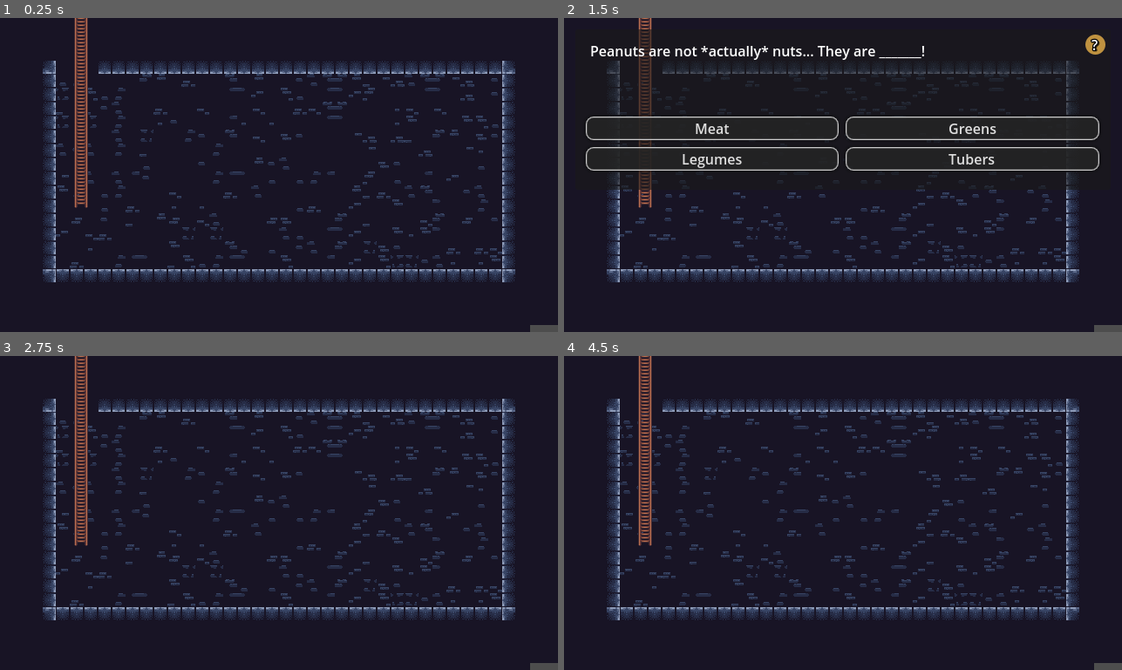
Above: before the commit, frames 1-4 (two rows, left to right).
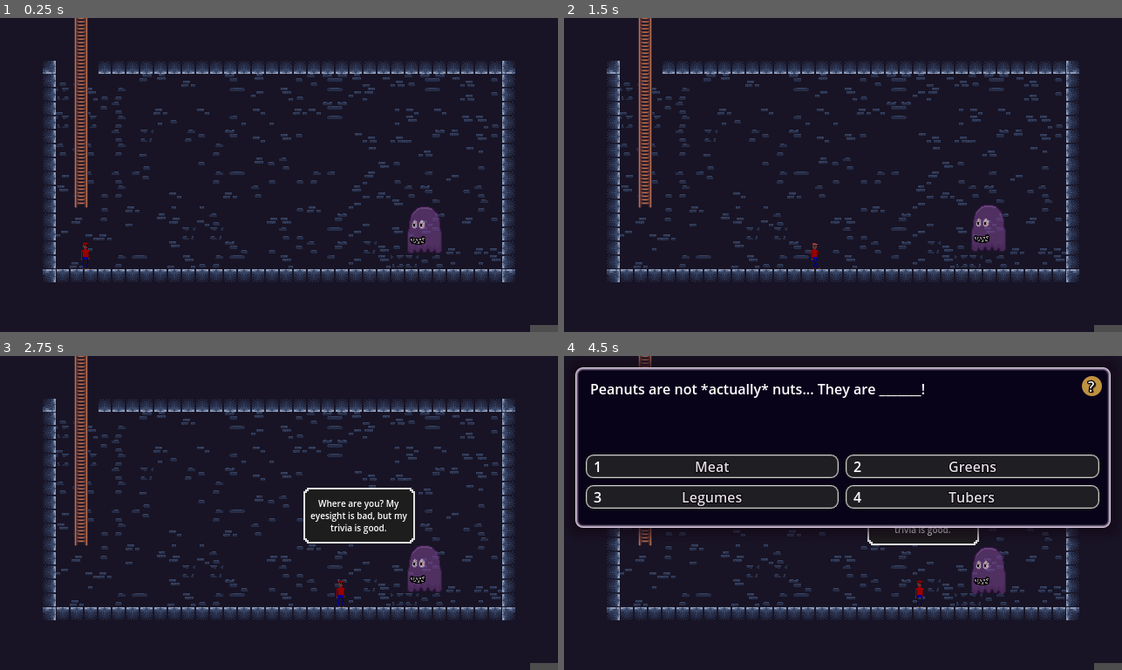
Above: after the commit, the same moments.

Repository: jake-abed/trivia-tower-of-terror
Game: Godot game, scene res://scenes/floor.tscn
The game is run twice, just before and just after one commit, with the same random seed, the same clock (stepped at 60 frames per second) and the same inputs. The project has no main scene, so this scene is started directly.
Inputs (mouse positions are in pixels of both pictures, inside the frame that each line leads up to):
- Up to frame 1 (0.25 s): no input
- Up to frame 2 (1.5 s): tap Enter (ui_accept) at 0.5, 0.6, 0.77, 1.07, 1.35 s; hold Right (ui_right) from 0.53 s (still down)
- Up to frame 3 (2.75 s): tap Enter (ui_accept) at 1.52, 1.82 s; release Right (ui_right) at 2 s; click (150, 465) at 2 s, where only the run before the commit has a clickable "Meat"
- Up to frame 4 (4.5 s): hold Left (ui_left) 2.78-3.53 s; tap Enter (ui_accept) at 2.85, 3.6, 3.77, 4.07, 4.35 s; hold Right (ui_right) from 3.53 s (still down)

The runs differ from the first frame. In frame 1, 0.8% of the frame differs, in the area x 14-80%, y 60-80%; in frame 2, 11%; in frame 3, 1.8%; in frame 4, 14%, in the area x 2-98%, y 0-80%.
Error after the commit: Invalid access to property or key 'name' on a base object of type 'Nil'. (res://scripts/floor.gd:18)

Commit message:
Implement basic game flow and more controller logic

Diff:
--- /dev/null
+++ b/QuestionButtonHover.tres
@@ -0,0 +1,20 @@
+[gd_resource type="StyleBoxFlat" format=3 uid="uid://do3ruy1eyifkc"]
+
+[resource]
+content_margin_left = 2.0
+content_margin_top = 2.0
+content_margin_right = 2.0
+content_margin_bottom = 2.0
+bg_color = Color(0.254119, 0.236454, 0.273685, 0.741176)
+border_width_left = 2
+border_width_top = 2
+border_width_right = 2
+border_width_bottom = 2
+border_blend = true
+corner_radius_top_left = 8
+corner_radius_top_right = 8
+corner_radius_bottom_right = 8
+corner_radius_bottom_left = 8
+corner_detail = 4
+shadow_color = Color(0.0470588, 0.0470588, 0.0470588, 0.411765)
+shadow_size = 4
--- /dev/null
+++ b/QuestionButtonPressed.tres
@@ -0,0 +1,20 @@
+[gd_resource type="StyleBoxFlat" format=3 uid="uid://bjt4if6c7rng"]
+
+[resource]
+content_margin_left = 2.0
+content_margin_top = 2.0
+content_margin_right = 2.0
+content_margin_bottom = 2.0
+bg_color = Color(0.325441, 0.325441, 0.325441, 0.741176)
+border_width_left = 2
+border_width_top = 2
+border_width_right = 2
+border_width_bottom = 2
+border_blend = true
+corner_radius_top_left = 8
+corner_radius_top_right = 8
+corner_radius_bottom_right = 8
+corner_radius_bottom_left = 8
+corner_detail = 4
+shadow_color = Color(0.0470588, 0.0470588, 0.0470588, 0.411765)
+shadow_size = 4
--- a/ladder.tscn
+++ b/ladder.tscn
@@ -1,6 +1,8 @@
-[gd_scene load_steps=5 format=4 uid="uid://c5d6q1ujyhq6q"]
+[gd_scene load_steps=9 format=4 uid="uid://c5d6q1ujyhq6q"]
 
 [ext_resource type="Texture2D" uid="uid://26mg2ddrwwya" path="res://assets/images/Dungeon Tile Set.png" id="1_wwbna"]
+[ext_resource type="Script" path="res://ladder_area.gd" id="2_beg4k"]
+[ext_resource type="Texture2D" uid="uid://dbuonlq316nmy" path="res://assets/images/towersign.png" id="2_iwsxn"]
 
 [sub_resource type="TileSetAtlasSource" id="TileSetAtlasSource_r7xyc"]
 texture = ExtResource("1_wwbna")
@@ -142,7 +144,14 @@
 sources/0 = SubResource("TileSetAtlasSource_r7xyc")
 
 [sub_resource type="RectangleShape2D" id="RectangleShape2D_478f0"]
-size = Vector2(33, 38)
+size = Vector2(36, 38)
+
+[sub_resource type="StyleBoxTexture" id="StyleBoxTexture_svm3w"]
+texture = ExtResource("2_iwsxn")
+
+[sub_resource type="LabelSettings" id="LabelSettings_e5eou"]
+line_spacing = 1.0
+font_size = 8
 
 [node name="Ladder" type="Node2D"]
 
@@ -151,7 +160,29 @@
 tile_set = SubResource("TileSet_8veu6")
 
 [node name="LadderArea" type="Area2D" parent="."]
+script = ExtResource("2_beg4k")
 
 [node name="CollisionShape2D" type="CollisionShape2D" parent="LadderArea"]
-position = Vector2(8.5, 141)
+position = Vector2(10, 141)
 shape = SubResource("RectangleShape2D_478f0")
+
+[node name="LadderPanel" type="Panel" parent="."]
+unique_name_in_owner = true
+visible = false
+offset_left = -8.0
+offset_top = 86.0
+offset_right = 56.0
+offset_bottom = 118.0
+theme_override_styles/panel = SubResource("StyleBoxTexture_svm3w")
+
+[node name="Label" type="Label" parent="LadderPanel"]
+layout_mode = 0
+offset_left = 4.0
+offset_top = 4.0
+offset_right = 59.0
+offset_bottom = 29.0
+text = "CONTINUE TO
+NEXT FLOOR?"
+label_settings = SubResource("LabelSettings_e5eou")
+horizontal_alignment = 1
+vertical_alignment = 1
--- /dev/null
+++ b/ladder_area.gd
@@ -0,0 +1,19 @@
+extends Area2D
+
+
+func _ready() -> void:
+	body_entered.connect(_body_entered)
+	body_exited.connect(_body_exited)
+
+func _process(delta: float) -> void:
+	pass
+
+func _body_entered(body) -> void:
+	if body is Player:
+		body.interactable = self
+		%LadderPanel.visible = true
+
+func _body_exited(body) -> void:
+	if body is Player:
+		body.interactable = null
+		%LadderPanel.visible = false
--- /dev/null
+++ b/question_panel.tres
@@ -0,0 +1,16 @@
+[gd_resource type="StyleBoxFlat" format=3 uid="uid://dn7qs36puync5"]
+
+[resource]
+bg_color = Color(0.0378255, 0.0110242, 0.102643, 1)
+border_width_left = 4
+border_width_top = 4
+border_width_right = 4
+border_width_bottom = 4
+border_color = Color(0.858975, 0.790543, 0.881673, 1)
+border_blend = true
+corner_radius_top_left = 8
+corner_radius_top_right = 8
+corner_radius_bottom_right = 8
+corner_radius_bottom_left = 8
+shadow_color = Color(0.0739684, 0.0264014, 0.0827889, 0.698039)
+shadow_size = 17
--- a/scenes/Question.tscn
+++ b/scenes/Question.tscn
@@ -1,11 +1,27 @@
-[gd_scene load_steps=5 format=3 uid="uid://ii15nq165n41"]
+[gd_scene load_steps=10 format=3 uid="uid://ii15nq165n41"]
 
 [ext_resource type="Script" path="res://scripts/question.gd" id="1_51d2h"]
+[ext_resource type="StyleBox" uid="uid://dn7qs36puync5" path="res://question_panel.tres" id="1_ovm71"]
 [ext_resource type="StyleBox" uid="uid://bsjww8c7htevv" path="res://QuestionButtonDefault.tres" id="1_t5tcm"]
+[ext_resource type="StyleBox" uid="uid://bjt4if6c7rng" path="res://QuestionButtonPressed.tres" id="3_ka0rs"]
+[ext_resource type="StyleBox" uid="uid://do3ruy1eyifkc" path="res://QuestionButtonHover.tres" id="4_mrqeq"]
+
+[sub_resource type="Theme" id="Theme_mdpx1"]
+Panel/styles/panel = ExtResource("1_ovm71")
 
 [sub_resource type="Theme" id="Theme_yrvmi"]
-Button/styles/disabled = ExtResource("1_t5tcm")
+Button/colors/font_color = Color(0.882897, 0.846568, 0.892428, 1)
+Button/colors/font_focus_color = Color(0.95, 0.95, 0.95, 1)
+Button/colors/font_hover_color = Color(0.95, 0.95, 0.95, 1)
+Button/colors/font_outline_color = Color(0, 0, 0, 1)
+Button/constants/outline_size = 4
+Button/styles/disabled = ExtResource("3_ka0rs")
+Button/styles/focus = ExtResource("4_mrqeq")
+Button/styles/hover = ExtResource("4_mrqeq")
 Button/styles/normal = ExtResource("1_t5tcm")
+Button/styles/pressed = ExtResource("3_ka0rs")
+
+[sub_resource type="LabelSettings" id="LabelSettings_n3ses"]
 
 [sub_resource type="StyleBoxFlat" id="StyleBoxFlat_am07i"]
 bg_color = Color(0.747113, 0.574032, 0.251357, 1)
@@ -21,6 +37,7 @@
 offset_right = 627.0
 offset_bottom = 197.0
 grow_horizontal = 2
+theme = SubResource("Theme_mdpx1")
 script = ExtResource("1_51d2h")
 
 [node name="QuestionLabel" type="Label" parent="."]
@@ -58,12 +75,30 @@
 theme = SubResource("Theme_yrvmi")
 text = "TESTING 1, 2, 3 4 5"
 
+[node name="Label" type="Label" parent="VBoxContainer/Row1/Answer1"]
+layout_mode = 0
+offset_left = 9.0
+offset_top = 2.0
+offset_right = 19.0
+offset_bottom = 25.0
+text = "1"
+label_settings = SubResource("LabelSettings_n3ses")
+
 [node name="Answer2" type="Button" parent="VBoxContainer/Row1"]
 unique_name_in_owner = true
 layout_mode = 2
 size_flags_horizontal = 3
 theme = SubResource("Theme_yrvmi")
 text = "TESTING 1, 2, 3 4 5"
+
+[node name="Label" type="Label" parent="VBoxContainer/Row1/Answer2"]
+layout_mode = 0
+offset_left = 9.0
+offset_top = 2.0
+offset_right = 19.0
+offset_bottom = 25.0
+text = "2"
+label_settings = SubResource("LabelSettings_n3ses")
 
 [node name="Row2" type="HBoxContainer" parent="VBoxContainer"]
 layout_mode = 2
@@ -77,6 +112,15 @@
 theme = SubResource("Theme_yrvmi")
 text = "TESTING 1, 2, 3 4 5"
 
+[node name="Label" type="Label" parent="VBoxContainer/Row2/Answer3"]
+layout_mode = 0
+offset_left = 9.0
+offset_top = 2.0
+offset_right = 19.0
+offset_bottom = 25.0
+text = "3"
+label_settings = SubResource("LabelSettings_n3ses")
+
 [node name="Answer4" type="Button" parent="VBoxContainer/Row2"]
 unique_name_in_owner = true
 layout_mode = 2
@@ -84,13 +128,22 @@
 theme = SubResource("Theme_yrvmi")
 text = "TESTING 1, 2, 3 4 5"
 
+[node name="Label" type="Label" parent="VBoxContainer/Row2/Answer4"]
+layout_mode = 0
+offset_left = 9.0
+offset_top = 2.0
+offset_right = 19.0
+offset_bottom = 25.0
+text = "4"
+label_settings = SubResource("LabelSettings_n3ses")
+
 [node name="Hint" type="Label" parent="."]
 unique_name_in_owner = true
 layout_mode = 0
-offset_left = 585.0
-offset_top = 6.0
-offset_right = 608.0
-offset_bottom = 29.0
+offset_left = 581.0
+offset_top = 10.0
+offset_right = 604.0
+offset_bottom = 33.0
 tooltip_text = "Test Tool tip info?"
 mouse_filter = 0
 theme_override_colors/font_color = Color(1, 1, 1, 1)
--- a/scenes/floor.tscn
+++ b/scenes/floor.tscn
@@ -1,8 +1,52 @@
-[gd_scene load_steps=4 format=4 uid="uid://bey21cqg0e3rf"]
+[gd_scene load_steps=11 format=4 uid="uid://bey21cqg0e3rf"]
 
 [ext_resource type="Script" path="res://scripts/floor.gd" id="1_45w8c"]
 [ext_resource type="PackedScene" uid="uid://dmqbjsg8drgus" path="res://tile_map.tscn" id="2_t4fpv"]
 [ext_resource type="PackedScene" uid="uid://c5d6q1ujyhq6q" path="res://ladder.tscn" id="3_0m8xk"]
+[ext_resource type="PackedScene" uid="uid://b8yh8jjjr5mnt" path="res://scenes/player.tscn" id="4_mcsfx"]
+[ext_resource type="PackedScene" uid="uid://c5dild2oo7c3v" path="res://scenes/ghost.tscn" id="5_mqos2"]
+
+[sub_resource type="Animation" id="Animation_5y2ln"]
+length = 0.001
+tracks/0/type = "value"
+tracks/0/imported = false
+tracks/0/enabled = true
+tracks/0/path = NodePath(".:position")
+tracks/0/interp = 1
+tracks/0/loop_wrap = true
+tracks/0/keys = {
+"times": PackedFloat32Array(0),
+"transitions": PackedFloat32Array(1),
+"update": 0,
+"values": [Vector2(85, 58)]
+}
+
+[sub_resource type="Animation" id="Animation_6ufqq"]
+resource_name = "drop ladder"
+tracks/0/type = "value"
+tracks/0/imported = false
+tracks/0/enabled = true
+tracks/0/path = NodePath(".:position")
+tracks/0/interp = 1
+tracks/0/loop_wrap = true
+tracks/0/keys = {
+"times": PackedFloat32Array(0, 0.166667, 0.5, 0.666667, 0.8, 0.9, 1),
+"transitions": PackedFloat32Array(1, 1, 1, 1, 1, 1, 1),
+"update": 0,
+"values": [Vector2(85, 58), Vector2(85, 64), Vector2(85, 128), Vector2(85, 124), Vector2(85, 128), Vector2(85, 125), Vector2(85, 128)]
+}
+
+[sub_resource type="AnimationLibrary" id="AnimationLibrary_gq0gp"]
+_data = {
+"RESET": SubResource("Animation_5y2ln"),
+"drop ladder": SubResource("Animation_6ufqq")
+}
+
+[sub_resource type="RectangleShape2D" id="RectangleShape2D_32sda"]
+size = Vector2(639, 32)
+
+[sub_resource type="RectangleShape2D" id="RectangleShape2D_5q0ow"]
+size = Vector2(639, 32)
 
 [node name="Floor" type="Node2D"]
 script = ExtResource("1_45w8c")
@@ -12,3 +56,37 @@
 
 [node name="Ladder" parent="." instance=ExtResource("3_0m8xk")]
 position = Vector2(85, 58)
+
+[node name="AnimationPlayer" type="AnimationPlayer" parent="Ladder"]
+libraries = {
+"": SubResource("AnimationLibrary_gq0gp")
+}
+
+[node name="Player" parent="." instance=ExtResource("4_mcsfx")]
+position = Vector2(98, 272)
+
+[node name="Ground" type="StaticBody2D" parent="."]
+position = Vector2(1, 288)
+
+[node name="Area2D" type="CollisionShape2D" parent="Ground"]
+position = Vector2(318.5, 16)
+shape = SubResource("RectangleShape2D_32sda")
+
+[node name="LeftWall" type="StaticBody2D" parent="."]
+position = Vector2(-50, 447)
+
+[node name="Area2D" type="CollisionShape2D" parent="LeftWall"]
+position = Vector2(98, -408)
+rotation = 1.5708
+shape = SubResource("RectangleShape2D_5q0ow")
+
+[node name="RightWall" type="StaticBody2D" parent="."]
+position = Vector2(494, 448)
+
+[node name="Area2D" type="CollisionShape2D" parent="RightWall"]
+position = Vector2(98, -408)
+rotation = 1.5708
+shape = SubResource("RectangleShape2D_5q0ow")
+
+[node name="Ghost" parent="." instance=ExtResource("5_mqos2")]
+position = Vector2(487, 244)
--- a/scenes/ghost.tscn
+++ b/scenes/ghost.tscn
@@ -1,21 +1,49 @@
-[gd_scene load_steps=4 format=3 uid="uid://c5dild2oo7c3v"]
+[gd_scene load_steps=7 format=3 uid="uid://c5dild2oo7c3v"]
 
 [ext_resource type="Script" path="res://scripts/ghost.gd" id="1_tj104"]
-
-[sub_resource type="PlaceholderTexture2D" id="PlaceholderTexture2D_57mly"]
-size = Vector2(24, 32)
+[ext_resource type="Texture2D" uid="uid://bg25wpsdk6y0c" path="res://assets/images/pyscho-ghost.png" id="2_tm10q"]
+[ext_resource type="Texture2D" uid="uid://dbuonlq316nmy" path="res://assets/images/towersign.png" id="3_korkx"]
 
 [sub_resource type="RectangleShape2D" id="RectangleShape2D_k02a8"]
-size = Vector2(46, 39)
+size = Vector2(134, 102)
+
+[sub_resource type="StyleBoxTexture" id="StyleBoxTexture_avuod"]
+texture = ExtResource("3_korkx")
+
+[sub_resource type="LabelSettings" id="LabelSettings_nssg5"]
+line_spacing = 0.0
+font_size = 10
 
 [node name="Ghost" type="Node2D"]
 script = ExtResource("1_tj104")
 
 [node name="Sprite2D" type="Sprite2D" parent="."]
-texture = SubResource("PlaceholderTexture2D_57mly")
+modulate = Color(1, 1, 1, 0.592157)
+texture = ExtResource("2_tm10q")
 
 [node name="GhostTalkArea" type="Area2D" parent="."]
 
 [node name="CollisionShape2D" type="CollisionShape2D" parent="GhostTalkArea"]
-position = Vector2(-11, -3.5)
+position = Vector2(-28, 5)
 shape = SubResource("RectangleShape2D_k02a8")
+
+[node name="Panel" type="Panel" parent="."]
+visible = false
+offset_left = -139.0
+offset_top = -94.0
+offset_right = -11.0
+offset_bottom = -30.0
+size_flags_horizontal = 3
+size_flags_vertical = 3
+theme_override_styles/panel = SubResource("StyleBoxTexture_avuod")
+
+[node name="Label" type="Label" parent="Panel"]
+layout_mode = 0
+offset_left = 7.0
+offset_top = 6.0
+offset_right = 121.0
+offset_bottom = 58.0
+label_settings = SubResource("LabelSettings_nssg5")
+horizontal_alignment = 1
+vertical_alignment = 1
+autowrap_mode = 3
--- /dev/null
+++ b/scenes/outside_tower.gd
@@ -0,0 +1,11 @@
+extends Node2D
+
+@onready var player := $Player
+# Called when the node enters the scene tree for the first time.
+func _ready() -> void:
+	if GameController.floor_drop > 0:
+		player.global_position.x = 425
+		player.global_position.y = 300 - (GameController.floor_drop * 60)
+
+func _process(delta: float) -> void:
+	pass
--- a/scenes/outside_tower.tscn
+++ b/scenes/outside_tower.tscn
@@ -1,5 +1,6 @@
-[gd_scene load_steps=13 format=4 uid="uid://cfv8svo4k144q"]
+[gd_scene load_steps=14 format=4 uid="uid://cfv8svo4k144q"]
 
+[ext_resource type="Script" path="res://scenes/outside_tower.gd" id="1_gar7r"]
 [ext_resource type="Texture2D" uid="uid://k2dqv2adl7q8" path="res://assets/images/background.png" id="1_ku48p"]
 [ext_resource type="Texture2D" uid="uid://c7t82hcj0ht2m" path="res://assets/images/ground.png" id="2_yvtnc"]
 [ext_resource type="PackedScene" uid="uid://b8yh8jjjr5mnt" path="res://scenes/player.tscn" id="3_kxyk2"]
@@ -26,6 +27,7 @@
 size = Vector2(11.643, 5.67953)
 
 [node name="OutsideTower" type="Node2D"]
+script = ExtResource("1_gar7r")
 
 [node name="Background" type="Sprite2D" parent="."]
 position = Vector2(320, -1472)
--- a/scripts/floor.gd
+++ b/scripts/floor.gd
@@ -4,14 +4,40 @@
 
 @onready var question: Question
 @onready var ghost: Ghost
+@onready var ladder := $Ladder
+@onready var ladderAnimPlayer := $Ladder/AnimationPlayer
+@onready var player := $Player
 
 func _ready() -> void:
 	init_floor()
+	if !!question:
+		question.correct_answer.connect(_on_correct_answer)
+		question.incorrect_answer.connect(_on_incorrect_answer)
 
 func _process(delta: float) -> void:
-	if Input.is_action_just_pressed("ui_accept") && !!question:
+	if Input.is_action_just_pressed("ui_accept") && !!question && player.interactable.name == "GhostTalkArea":
+		player.can_move = !player.can_move
 		question.visible = !question.visible
 
 func init_floor() -> void:
 	question = question_scene.instantiate()
 	add_child(question)
+
+func dropLadder() -> void:
+	ladderAnimPlayer.play("drop ladder")
+
+func _on_correct_answer() -> void:
+	player.can_move = true
+	GameController.correct_answer()
+	dropLadder()
+
+
+func _on_incorrect_answer() -> void:
+	if GameController.current_floor == 1:
+		player.can_move = true
+		GameController.correct_answer()
+		dropLadder()
+		return
+	GameController.incorrect_answer()
+	get_tree().change_scene_to_file("res://scenes/outside_tower.tscn")
+	return
--- a/scripts/game_controller.gd
+++ b/scripts/game_controller.gd
@@ -5,13 +5,18 @@
 @onready var easy_questions: Array
 @onready var medium_questions: Array
 @onready var hard_questions: Array
+@onready var score := 0
+@onready var health := 25
+@onready var current_floor := 1
+@onready var floor_drop := 0
+
+var already_asked = []
 
 func _ready() -> void:
 	all_questions = load_questions()
 	easy_questions = all_questions["easy"]
 	medium_questions = all_questions["medium"]
 	hard_questions = all_questions["hard"]
-	print(medium_questions)
 
 
 func load_questions() -> Dictionary:
@@ -43,3 +48,21 @@
 			current_difficulty = "easy"
 		_:
 			current_difficulty = "easy"
+
+func correct_answer() -> void:
+	if current_floor == 5:
+		increase_difficulty()
+	current_floor += 1
+	score += 1
+
+func incorrect_answer() -> void:
+	if current_floor == 1:
+		correct_answer()
+		return
+	already_asked = []
+	current_difficulty = "easy"
+	floor_drop = current_floor - 1
+	health -= floor_drop
+	current_floor = 1
+	score = 0
+	return
--- a/scripts/ghost.gd
+++ b/scripts/ghost.gd
@@ -1,15 +1,52 @@
 class_name Ghost extends Node2D
 
-@export var ghost_name := ""
+var all_intros = [
+	"Hrmmmm... lemme ask you a question!",
+	"You look smart... but how smart?",
+	"If you get my trivia question wrong, I'll show you how I died...",
+	"Climb or die, but you have to answer my question!",
+	"Ugh, I'm so tired of asking trivia questions...",
+	"Bet you didn't know a ghost could smell bad!",
+	"My favorite food was mac & cheese when I was alive. Now it's fear!",
+	"Now that I'm dead, I don't understand object permanence.",
+	"Where are you? My eyesight is bad, but my trivia is good."
+]
 
+@onready var intro: String = all_intros.pick_random()
+@onready var talk_area := $GhostTalkArea
+@onready var dialog_panel := $Panel
+@onready var dialog_label := $Panel/Label
 
+func _ready() -> void:
+	ghosty_float()
+	dialog_label.text = intro
+	talk_area.body_entered.connect(_on_body_entered)
+	talk_area.body_exited.connect(_on_body_exited)
 
-# Called when the node enters the scene tree for the first time.
-func _ready() -> void:
-	print(ghost_name)
-
-
-
-# Called every frame. 'delta' is the elapsed time since the previous frame.
 func _process(delta: float) -> void:
 	pass
+
+func ghosty_float() -> void:
+	var speed = randf_range(1.0, 1.5)
+	var displacement = randf_range(3, 4)
+	var initial_y = position.y
+	var up_y = position.y - displacement
+	var down_y = position.y + displacement
+
+	var tween := create_tween()
+	tween.set_loops()
+	tween.set_ease(Tween.EASE_IN_OUT)
+	tween.set_trans(Tween.TRANS_SINE)
+	tween.tween_property(self, "position:y", up_y, speed)
+	tween.tween_property(self, "position:y", down_y, speed * 1.0)
+	tween.play()
+
+func _on_body_entered(body) -> void:
+	if body is Player:
+		body.interactable = talk_area
+		dialog_panel.visible = true
+
+func _on_body_exited(body) -> void:
+	if body is Player:
+		body.interactable = null
+		dialog_panel.visible = false
--- a/scripts/player.gd
+++ b/scripts/player.gd
@@ -6,6 +6,8 @@
 @export var anim_tree: AnimationTree
 
 var interactable: Area2D
+var can_move := true
+var in_air := false
 
 func _ready() -> void:
 	anim_tree.active = true
@@ -15,12 +17,18 @@
 	anim_tree.set("parameters/move/blend_position", velocity.x)
 
 	if not is_on_floor():
+		in_air = true
 		velocity += get_gravity() * delta
+
+	if is_on_floor() && !!in_air:
+		if GameController.health <= 0:
+			die()
+		in_air = false
 
 	# Get the input direction and handle the movement/deceleration.
 	# As good practice, you should replace UI actions with custom gameplay actions.
 	var direction := Input.get_axis("ui_left", "ui_right")
-	if direction:
+	if direction && can_move:
 		velocity.x = direction * SPEED
 	else:
 		velocity.x = move_toward(velocity.x, 0, SPEED)
@@ -44,11 +52,17 @@
 		"TowerEntryPoint":
 			enter_tower()
 		"GhostTalkArea":
-			print("Talk to ghost")
+			print("Talking to ghost...")
 		"LadderArea":
-			print("Go up ladder")
+			next_floor()
 		_:
 			print("Unmatched case")
 
 func enter_tower():
-	print("This would cause tower entry")
+	get_tree().change_scene_to_file("res://scenes/floor.tscn")
+
+func next_floor():
+	get_tree().change_scene_to_file("res://scenes/floor.tscn")
+
+func die() -> void:
+	queue_free()
--- a/scripts/question.gd
+++ b/scripts/question.gd
@@ -31,13 +31,19 @@
 
 func init_question() -> void:
 	var possible_questions: Array = GameController.all_questions[GameController.current_difficulty]
+	possible_questions = possible_questions.filter(question_already_asked)
+	print(GameController.already_asked)
 	var rand_question: Dictionary = possible_questions.pick_random()
+	GameController.already_asked.append(rand_question["question"])
 	question = rand_question["question"]
 	answer = rand_question["answer"]
 	hint = rand_question["hint"]
 	var copy_of_options: Array = rand_question["options"].duplicate(true)
 	copy_of_options.shuffle()
 	options = copy_of_options
+
+func question_already_asked(question: Dictionary) -> bool:
+	return (!GameController.already_asked.has(question["question"]))
 
 func populate_ui() -> void:
 	question_label.text = question
@@ -49,9 +55,7 @@
 
 func _answer_pressed(button_value: String) -> void:
 	if button_value == answer:
-		emit_signal("correct_answer")
-		print("Correct")
+		correct_answer.emit()
 	else:
-		emit_signal("wrong_answer")
-		print("Wrong")
+		incorrect_answer.emit()
 	self.queue_free()
Binary file added: assets/images/pyscho-ghost.png
Not shown, added: assets/images/pyscho-ghost.png.import
